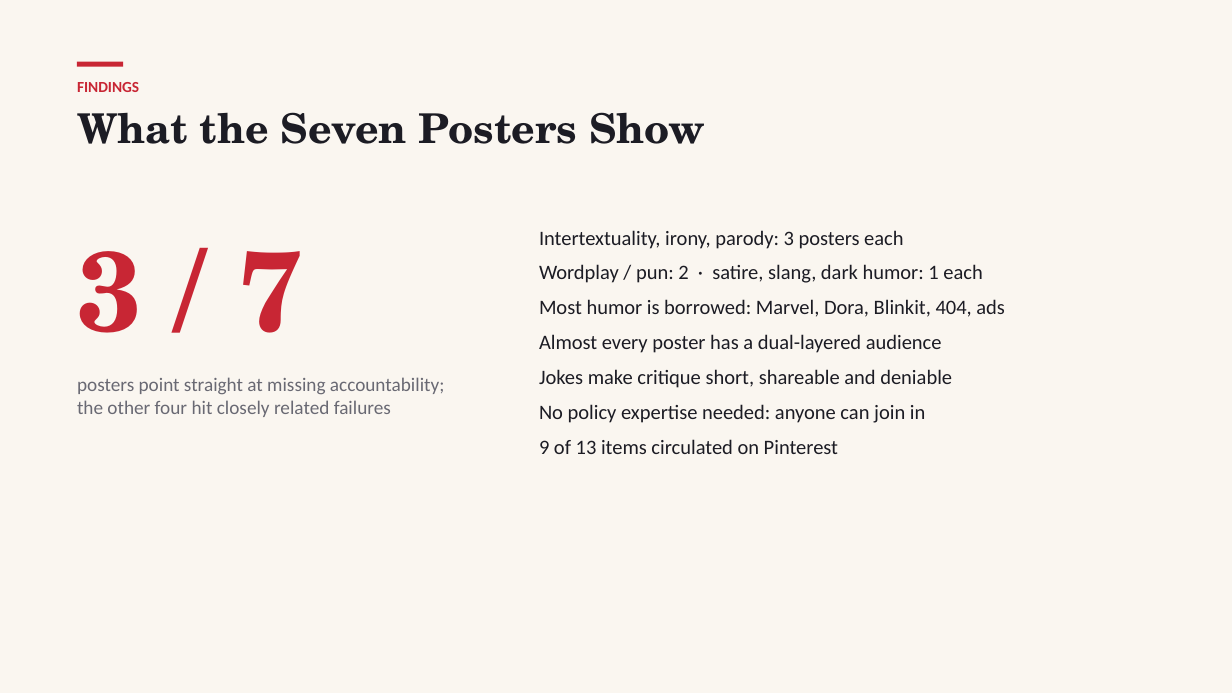
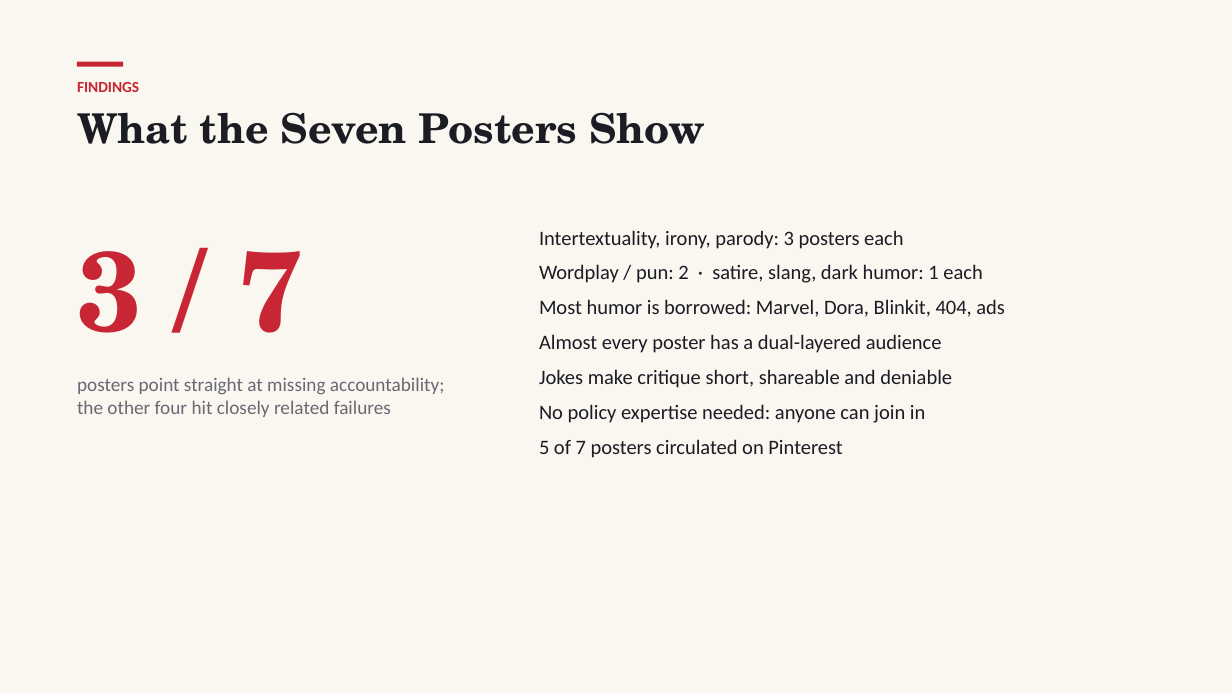
Before and after one commit to kalpvij-web/FP, a slide deck: slide 14 of Final_Presentation.pptx. Drawn at 1232x693 pixels with LibreOffice and Linux fonts; fonts in the diff are those of the drawing. Boxes give left, top, right and bottom in pixels: in the first picture for what was removed or moved away, otherwise in the second. Text is boxed around its words. In the diff, an @@ line names an element or a change of style, - is before the commit and + after.

```diff
--- a/Final_Presentation.pptx
+++ b/Final_Presentation.pptx
@@ text at [539,439,842,458]: text changed @@
-9 of 13 items circulated on Pinterest
+5 of 7 posters circulated on Pinterest
```
Also in this commit, not shown: 4 other slides changed, 8 other files.
